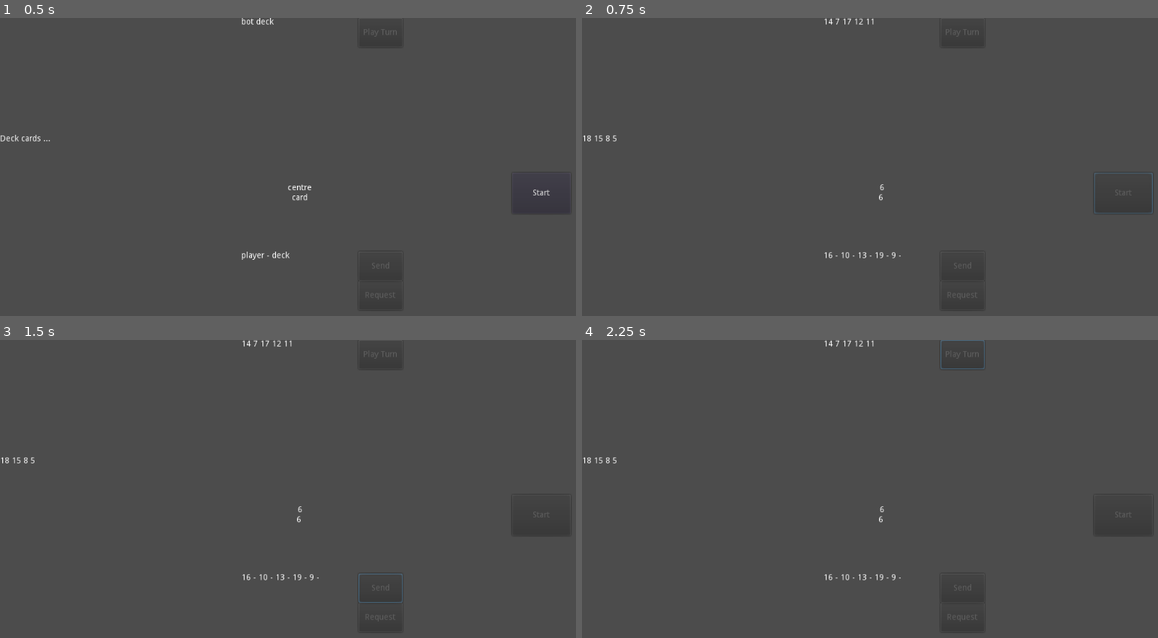
Above: before the commit, frames 1-4 (two rows, left to right).
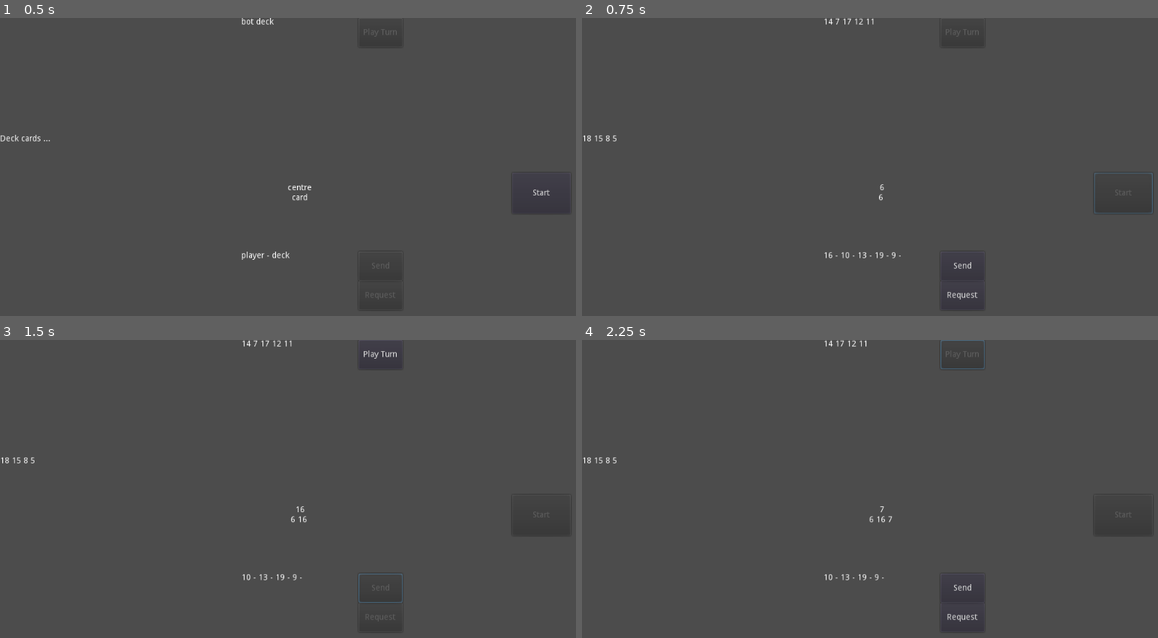
Above: after the commit, the same moments.

Repository: ravi-kiran-svs/uno-men
Game: Godot game, scene res://Scenes/TestScenes/TestGame.tscn
The game is run twice, just before and just after one commit, with the same random seed, the same clock (stepped at 60 frames per second) and the same inputs.
Inputs (mouse positions are in pixels of both pictures, inside the frame that each line leads up to):
- Up to frame 1 (0.5 s): no input
- Up to frame 2 (0.75 s): click "Start" at 0.5 s
- Up to frame 3 (1.5 s): click (380, 587) at 1.25 s, where only the run after the commit has a clickable "Send"
- Up to frame 4 (2.25 s): click (962, 354) at 2 s, where only the run after the commit has a clickable "Play Turn"

Frame 1 is identical in both runs. In frame 2, 0.1% of the frame differs, in the area x 63-69%, y 81-95%; in frame 3, 0.2%; in frame 4, 0.3%, in the area x 42-69%, y 0-95%.

Commit message:
GameService and Turn system
Player and Bot take turns playing each other.

Diff:
--- a/Scenes/TestScenes/TestGame.tscn
+++ b/Scenes/TestScenes/TestGame.tscn
@@ -1,22 +1,24 @@
-[gd_scene load_steps=6 format=2]
+[gd_scene load_steps=7 format=2]
 
 [ext_resource path="res://Scripts/Decks/CardsDeck.gd" type="Script" id=1]
 [ext_resource path="res://Scripts/Decks/CentreDeck.gd" type="Script" id=2]
 [ext_resource path="res://Scripts/Decks/PlayerDeck.gd" type="Script" id=3]
 [ext_resource path="res://Scripts/Decks/BotDeck.gd" type="Script" id=4]
 [ext_resource path="res://Scripts/DeckService/DeckService.gd" type="Script" id=5]
+[ext_resource path="res://Scripts/GameService/GameService.gd" type="Script" id=6]
 
 [node name="TestGame" type="Control"]
 anchor_right = 1.0
 anchor_bottom = 1.0
 
-[node name="DeckService" type="Control" parent="."]
+[node name="GameService" type="Control" parent="."]
 unique_name_in_owner = true
 anchor_right = 1.0
 anchor_bottom = 1.0
-script = ExtResource( 5 )
+mouse_filter = 2
+script = ExtResource( 6 )
 
-[node name="StartGame" type="Button" parent="DeckService"]
+[node name="StartGame" type="Button" parent="GameService"]
 anchor_left = 1.0
 anchor_top = 0.5
 anchor_right = 1.0
@@ -27,12 +29,20 @@
 margin_bottom = 35.0
 text = "Start"
 
+[node name="DeckService" type="Control" parent="."]
+unique_name_in_owner = true
+anchor_right = 1.0
+anchor_bottom = 1.0
+mouse_filter = 2
+script = ExtResource( 5 )
+
 [node name="CardsDeck" type="Control" parent="DeckService"]
 anchor_top = 0.5
 anchor_bottom = 0.5
 margin_top = -100.0
 margin_right = 200.0
 margin_bottom = 100.0
+mouse_filter = 2
 script = ExtResource( 1 )
 
 [node name="Label" type="Label" parent="DeckService/CardsDeck"]
@@ -50,6 +60,7 @@
 margin_top = -50.0
 margin_right = 50.0
 margin_bottom = 50.0
+mouse_filter = 2
 script = ExtResource( 2 )
 
 [node name="Label" type="Label" parent="DeckService/CentreDeck"]
@@ -69,6 +80,7 @@
 margin_left = -100.0
 margin_top = -200.0
 margin_right = 100.0
+mouse_filter = 2
 script = ExtResource( 3 )
 
 [node name="Label" type="Label" parent="DeckService/PlayerDeck"]
@@ -100,6 +112,7 @@
 margin_left = -100.0
 margin_right = 100.0
 margin_bottom = 200.0
+mouse_filter = 2
 script = ExtResource( 4 )
 
 [node name="Label" type="Label" parent="DeckService/BotDeck"]
@@ -116,7 +129,14 @@
 disabled = true
 text = "Play Turn"
 
-[connection signal="pressed" from="DeckService/StartGame" to="DeckService" method="_on_StartGame_pressed"]
+[connection signal="GameStart" from="GameService" to="DeckService" method="_onGameStart"]
+[connection signal="TurnEnd" from="GameService" to="DeckService/PlayerDeck" method="_on_TurnEnd"]
+[connection signal="TurnEnd" from="GameService" to="DeckService/BotDeck" method="_on_TurnEnd"]
+[connection signal="TurnStart" from="GameService" to="DeckService/PlayerDeck" method="_on_TurnStart"]
+[connection signal="TurnStart" from="GameService" to="DeckService/BotDeck" method="_on_TurnStart"]
+[connection signal="pressed" from="GameService/StartGame" to="GameService" method="_on_StartGame_pressed"]
+[connection signal="PlayerTurnEnd" from="DeckService/PlayerDeck" to="GameService" method="_on_PlayerTurnEnd"]
 [connection signal="pressed" from="DeckService/PlayerDeck/SendCard" to="DeckService/PlayerDeck" method="_on_SendCard_pressed"]
 [connection signal="pressed" from="DeckService/PlayerDeck/RequestCard" to="DeckService/PlayerDeck" method="_on_RequestCard_pressed"]
+[connection signal="PlayerTurnEnd" from="DeckService/BotDeck" to="GameService" method="_on_PlayerTurnEnd"]
 [connection signal="pressed" from="DeckService/BotDeck/SomethingButton" to="DeckService/BotDeck" method="_on_SomethingButton_pressed"]
--- a/Scripts/DeckService/DeckService.gd
+++ b/Scripts/DeckService/DeckService.gd
@@ -26,9 +26,7 @@
 # 2. shuffle the deck and split it to the players (from the top of the deck).
 # 3. pick the top card from the deck and add it into the centre cards.
 
-func _on_StartGame_pressed():
-	get_node("StartGame").disabled = true;
-
+func _onGameStart():
 	var initialDeck = []
 	for i in range(5, 20):
 		initialDeck.append(i)
--- a/Scripts/Decks/BotDeck.gd
+++ b/Scripts/Decks/BotDeck.gd
@@ -20,3 +20,13 @@
 
 	else:
 		_requestCardFromDeck()
+
+	emit_signal("PlayerTurnEnd", 1)
+
+func _on_TurnStart(i):
+	if i == 1:
+		$SomethingButton.disabled = false
+
+func _on_TurnEnd(i):
+	if i == 1:
+		$SomethingButton.disabled = true
--- a/Scripts/Decks/PlayableDeck.gd
+++ b/Scripts/Decks/PlayableDeck.gd
@@ -1,5 +1,7 @@
 extends Deck
 class_name PlayableDeck
+
+signal PlayerTurnEnd(i)
 
 func _ready():
 	DeckService = get_node("%DeckService")
--- a/Scripts/Decks/PlayerDeck.gd
+++ b/Scripts/Decks/PlayerDeck.gd
@@ -17,5 +17,19 @@
 	var card = _cards_list[rand_range(0, _cards_list.size())]
 	_addCardToCentre(card)
 
+	emit_signal("PlayerTurnEnd", 0)
+
 func _on_RequestCard_pressed():
 	_requestCardFromDeck()
+
+	emit_signal("PlayerTurnEnd", 0)
+
+func _on_TurnStart(i):
+	if i == 0:
+		$SendCard.disabled = false
+		$RequestCard.disabled = false
+
+func _on_TurnEnd(i):
+	if i == 0:
+		$SendCard.disabled = true
+		$RequestCard.disabled = true
--- /dev/null
+++ b/Scripts/GameService/GameService.gd
@@ -0,0 +1,23 @@
+extends Control
+
+signal GameStart
+signal TurnStart(i)
+signal TurnEnd(i)
+
+func _startTurn(i):
+	emit_signal("TurnStart", i)
+
+func _on_StartGame_pressed():
+	$StartGame.disabled = true;
+
+	emit_signal("GameStart")
+	_startTurn(0)
+
+func _on_PlayerTurnEnd(i):
+	if i == 0:
+		emit_signal("TurnEnd", 0)
+		_startTurn(1)
+
+	else:
+		emit_signal("TurnEnd", 1)
+		_startTurn(0)
